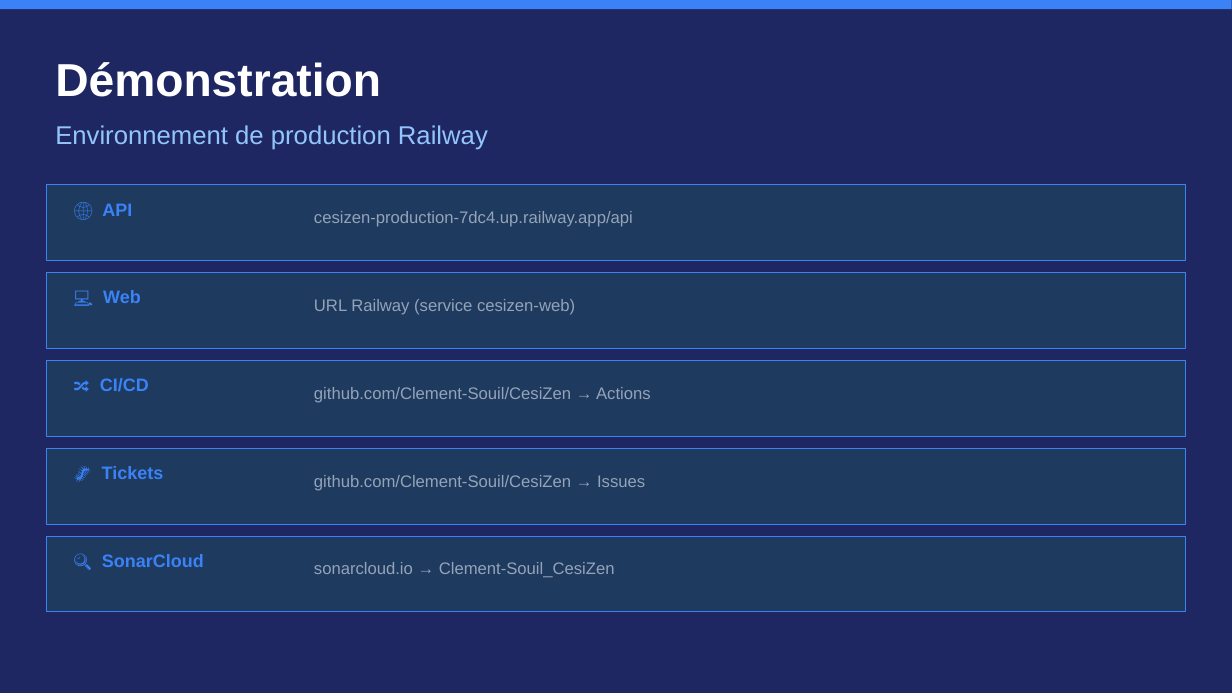
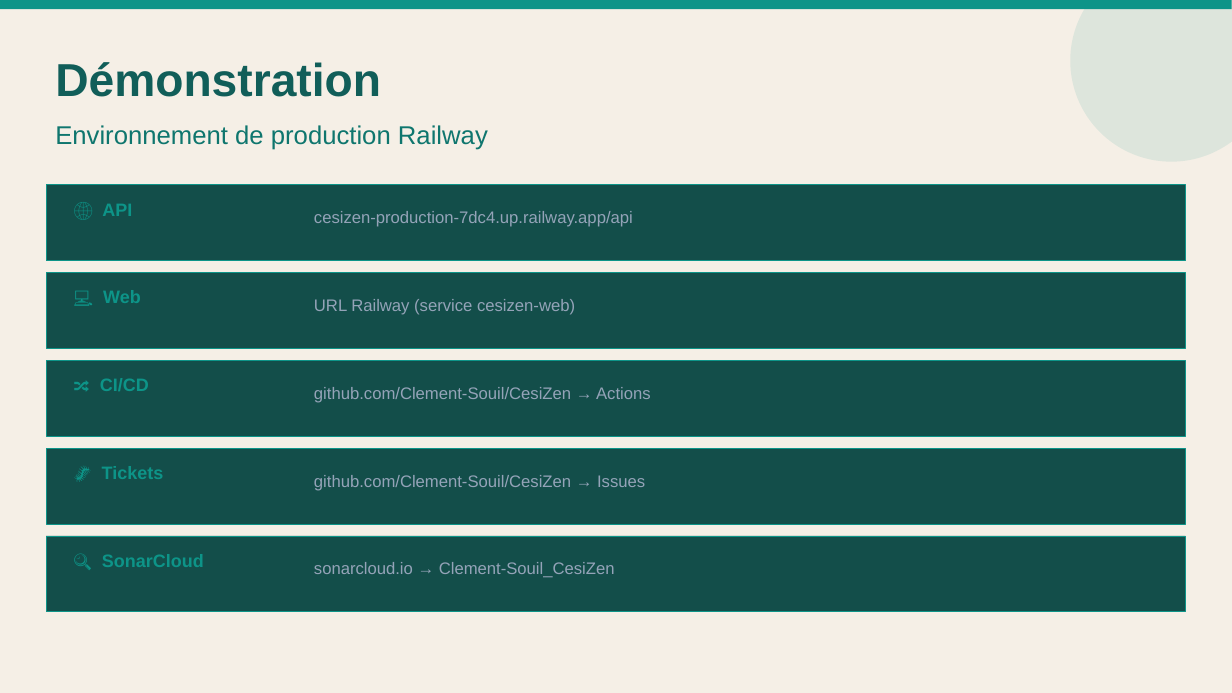
Before and after one commit to Clement-Souil/CesiZen, a slide deck: slide 18 of docs-bloc3/Soutenance_Bloc3_CESIZen.pptx (slide 24 before the commit). Drawn at 1232x693 pixels with LibreOffice and Linux fonts; fonts in the diff are those of the drawing. Boxes give left, top, right and bottom in pixels: in the first picture for what was removed or moved away, otherwise in the second. Text is boxed around its words. In the diff, an @@ line names an element or a change of style, - is before the commit and + after.

```diff
--- a/docs-bloc3/Soutenance_Bloc3_CESIZen.pptx
+++ b/docs-bloc3/Soutenance_Bloc3_CESIZen.pptx
@@ background #1E2761 to #F5EFE6 @@
@@ rectangle at [0, 0, 1232, 9]: fill #3B82F6 to #0D9488 @@
@@ ellipse added at [1070, 0, 1232, 162], fill #0D9488 at 10% opacity @@
@@ text "Démonstration" at [55, 62, 381, 97]: text colour #FFFFFF to #115E59 @@
@@ text "Environnement de production Railway" at [55, 125, 488, 150]: text colour #93C5FD to #0F766E @@
@@ fill #1E3A5F to #134E4A; outline #3B82F6 0.5 pt to #0D9488 0.5 pt in 5 elements at [46, 185, 1186, 261], [46, 273, 1186, 348], [46, 360, 1186, 436], [46, 448, 1186, 524], [46, 536, 1186, 612] @@
@@ text colour #3B82F6 to #0D9488 in 5 elements at [102, 204, 132, 216], [103, 290, 141, 303], [100, 378, 149, 391], [102, 466, 164, 479], [102, 554, 204, 567] @@
```
Also in this commit, not shown: 19 other slides changed, 6 slides removed, 40 other files.
